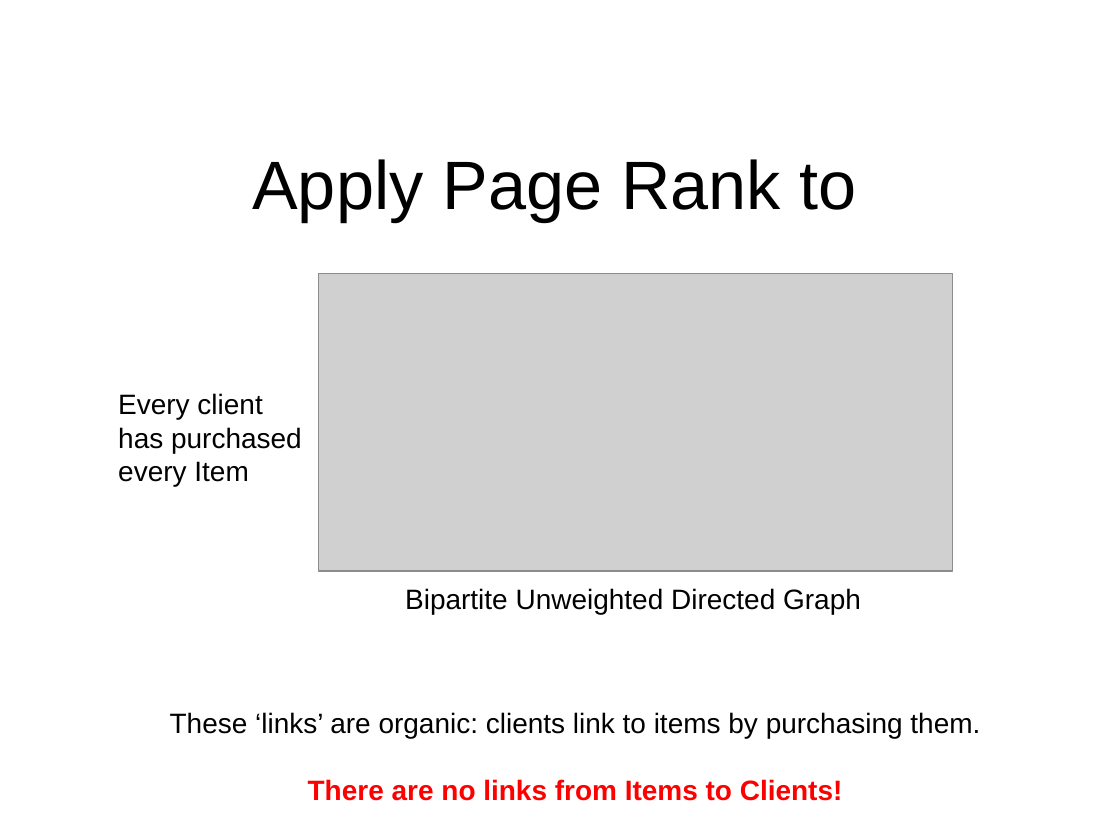
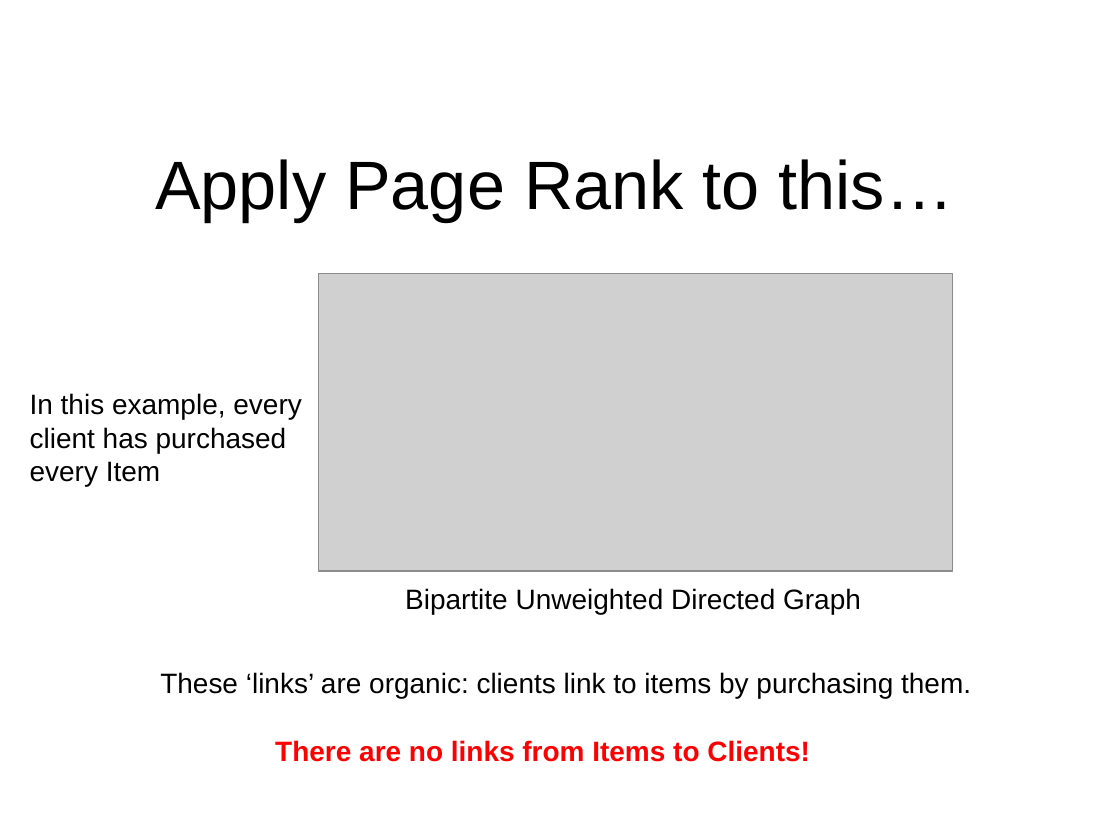
Before and after one commit to nicomp42/CS7081Spring2016Group01FinalProject, a slide deck: slide 4 of Team 01 Final Project.pptx. Drawn at 1120x840 pixels with LibreOffice and Linux fonts; fonts in the diff are those of the drawing; grey boxes stand for pictures; background and template pictures are left out. Boxes give left, top, right and bottom in pixels: in the first picture for what was removed or moved away, otherwise in the second. Text is boxed around its words. In the diff, an @@ line names an element or a change of style, - is before the commit and + after.

```diff
--- a/Team 01 Final Project.pptx
+++ b/Team 01 Final Project.pptx
@@ title at [155, 159, 954, 221]: text changed @@
-Apply Page Rank to
+Apply Page Rank to this…
@@ text at [30, 393, 301, 486]: text changed @@
-Every client has purchased every Item
+In this example, every client has purchased every Item
@@ text added at [160, 672, 971, 699], 18 pt, text #000000 @@
+These ‘links’ are organic: clients link to items by purchasing them.
@@ text at [170, 712, 980, 738]: paragraph removed @@
-These ‘links’ are organic: clients link to items by purchasing them.
@@ text "There are no links from ...": place and size @@
-text "There are no links from ..." at [170, 712, 980, 801]
+text "There are no links from ..." at [275, 740, 810, 762]
```
Also in this commit, not shown: 3 other slides changed.
